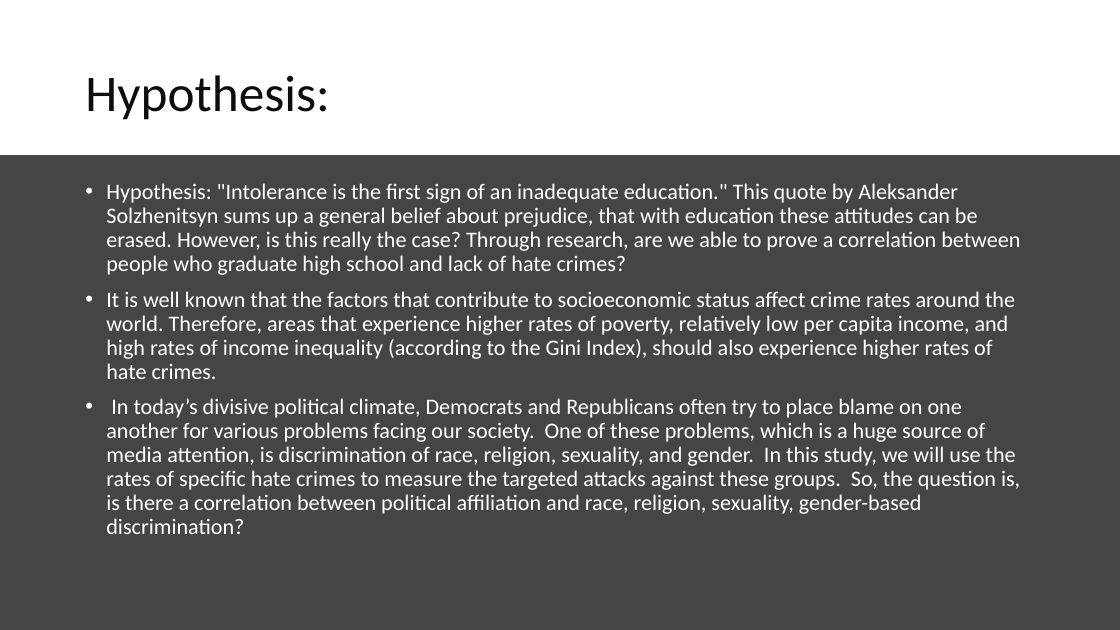
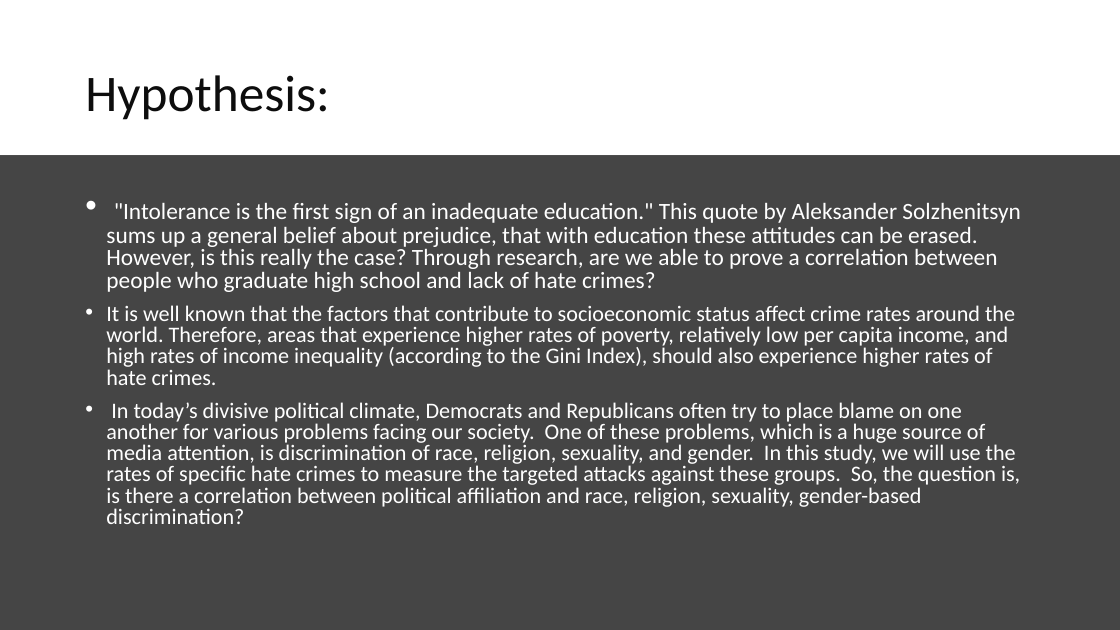
Before and after one commit to ZGrinacoff/Eight-Years-Later, a slide deck: slide 2 of Hate_Crime_Study.pptx. Drawn at 1120x630 pixels with LibreOffice and Linux fonts; fonts in the diff are those of the drawing. Boxes give left, top, right and bottom in pixels: in the first picture for what was removed or moved away, otherwise in the second. Text is boxed around its words. In the diff, an @@ line names an element or a change of style, - is before the commit and + after.

Commit message:
Final

```diff
--- a/Hate_Crime_Study.pptx
+++ b/Hate_Crime_Study.pptx
@@ text at [106,203,1021,292]: text changed; size 19 to 20 pt @@
-• Hypothesis: "Intolerance is the first sign of an inadequate education." This quote by Aleksander Solzhenitsyn sums up a general belief about prejudice, that with education these attitudes can be erased. However, is this really the case? Through research, are we able to prove a correlation between people who graduate high school and lack of hate crimes?
+• "Intolerance is the first sign of an inadequate education." This quote by Aleksander Solzhenitsyn sums up a general belief about prejudice, that with education these attitudes can be erased. However, is this really the case? Through research, are we able to prove a correlation between people who graduate high school and lack of hate crimes?
@@ text at [106,305,1020,524]: line spacing 0.9 to 0.8 @@
```
Also in this commit, not shown: 1 other slide changed.
